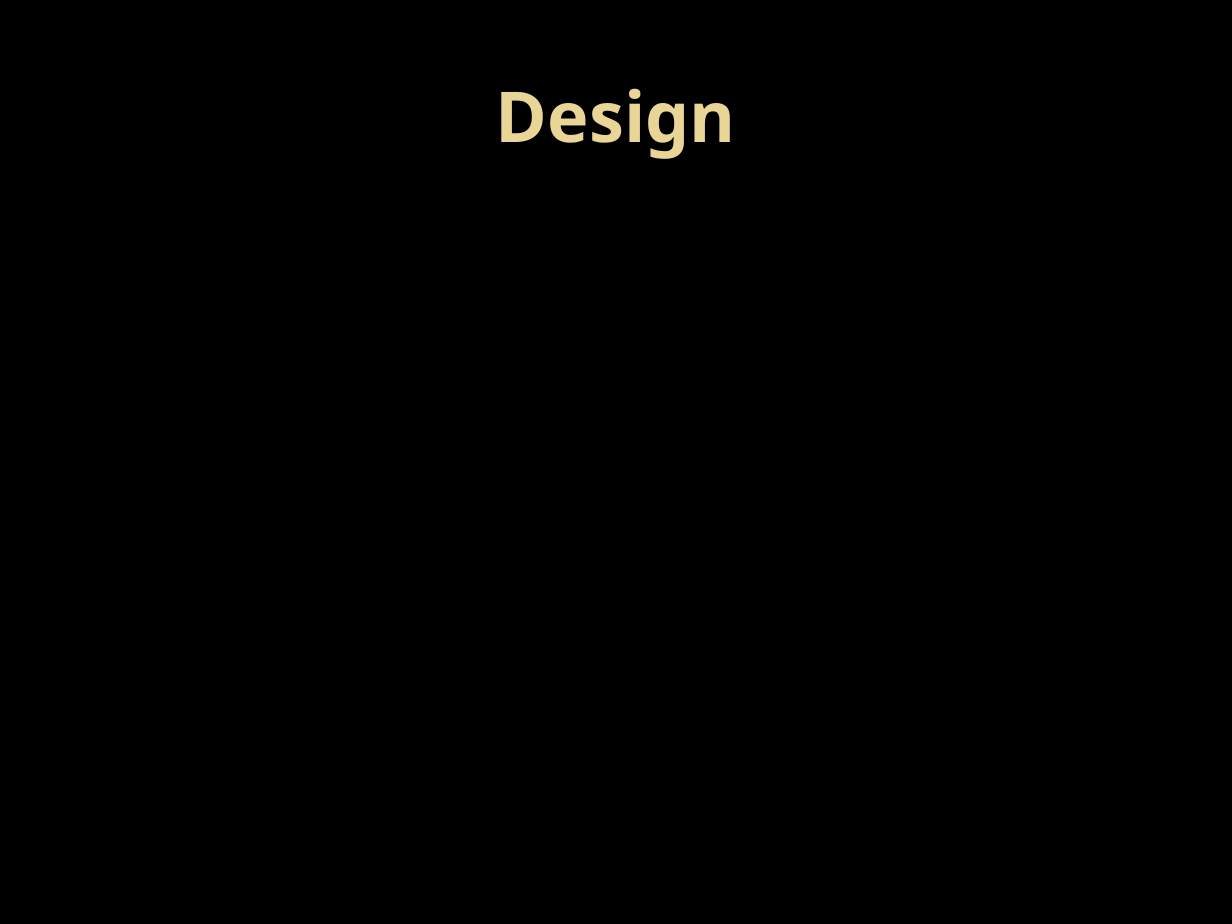
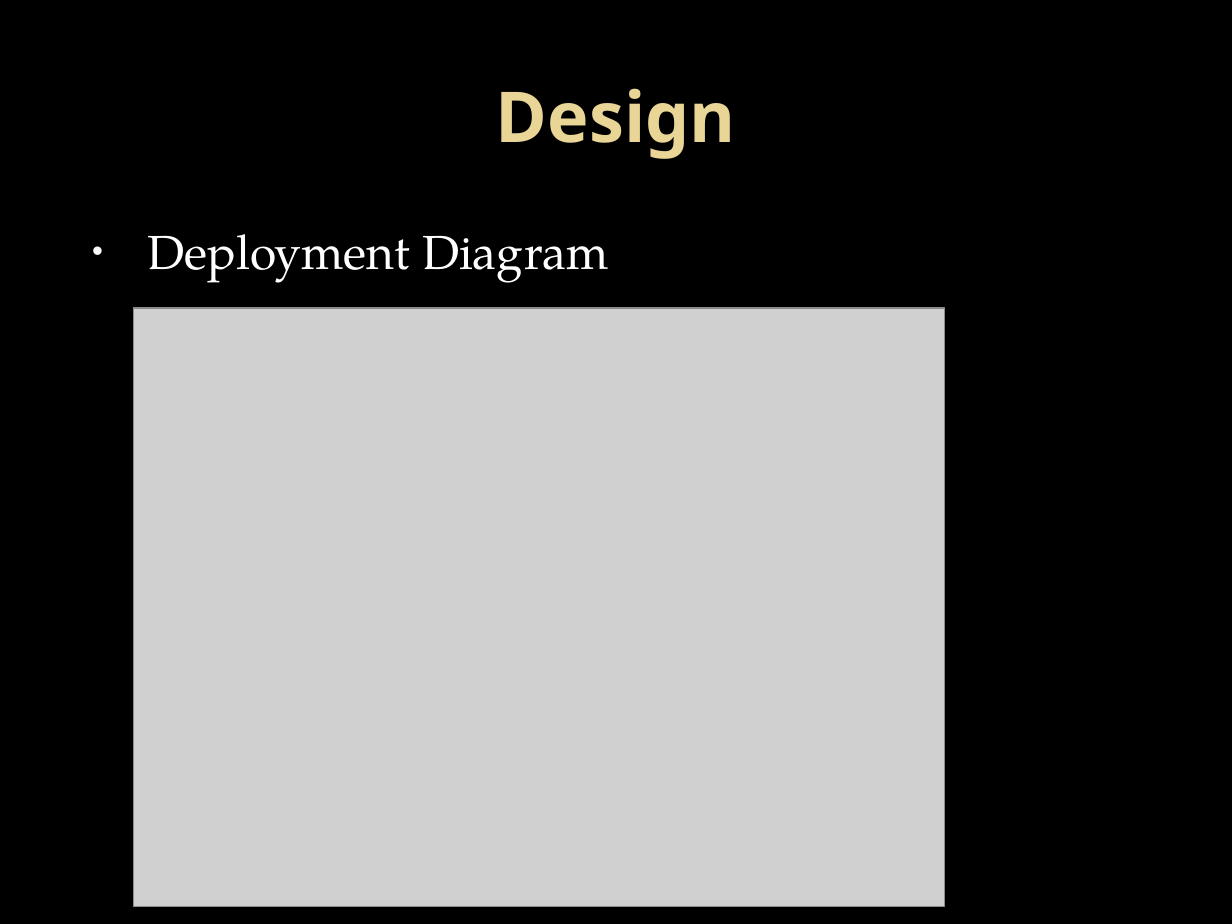
Before and after one commit to GroupIntensioMemoryGame/ProjectFiles, a slide deck: slide 14 of Delivery Briefing/Delivery Briefing.pptx. Drawn at 1232x924 pixels with LibreOffice and Linux fonts; fonts in the diff are those of the drawing; grey boxes stand for pictures; background and template pictures are left out. Boxes give left, top, right and bottom in pixels: in the first picture for what was removed or moved away, otherwise in the second. Text is boxed around its words. In the diff, an @@ line names an element or a change of style, - is before the commit and + after.

```diff
--- a/Delivery Briefing/Delivery Briefing.pptx
+++ b/Delivery Briefing/Delivery Briefing.pptx
@@ text added at (148,234,608,283), 28 pt, text #FFFFFF @@
+• Deployment Diagram
@@ picture added at (133,308,944,907) @@
```
Also in this commit, not shown: 10 other slides changed, 5 slides added, 4 slides removed.
